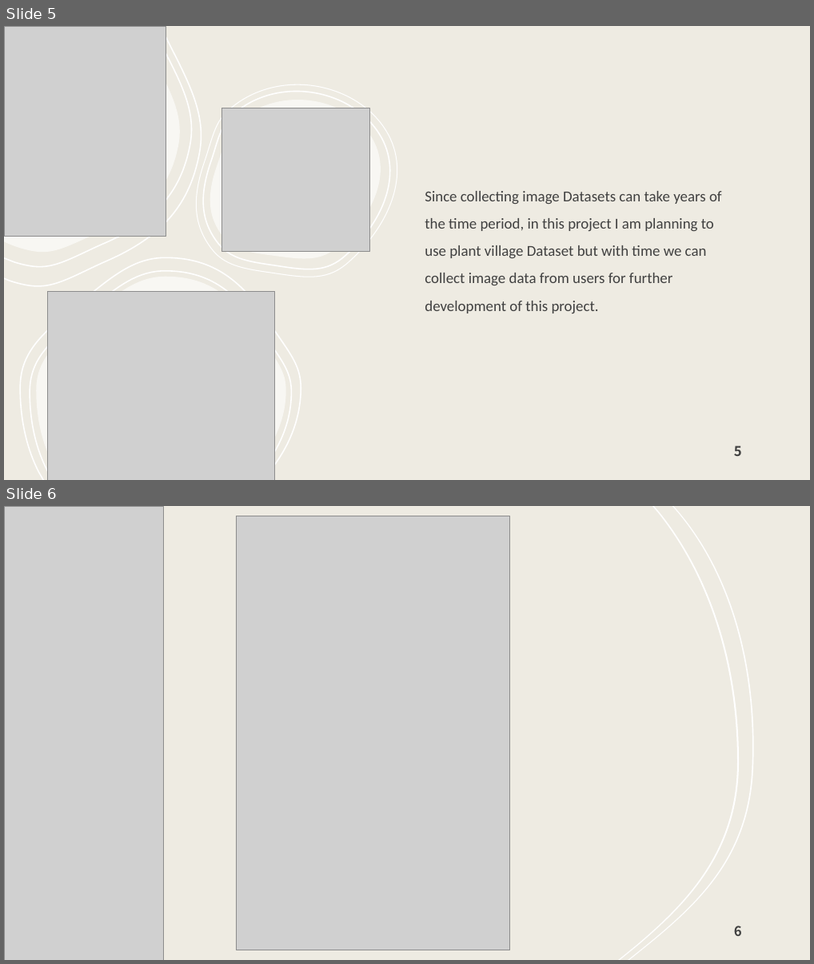
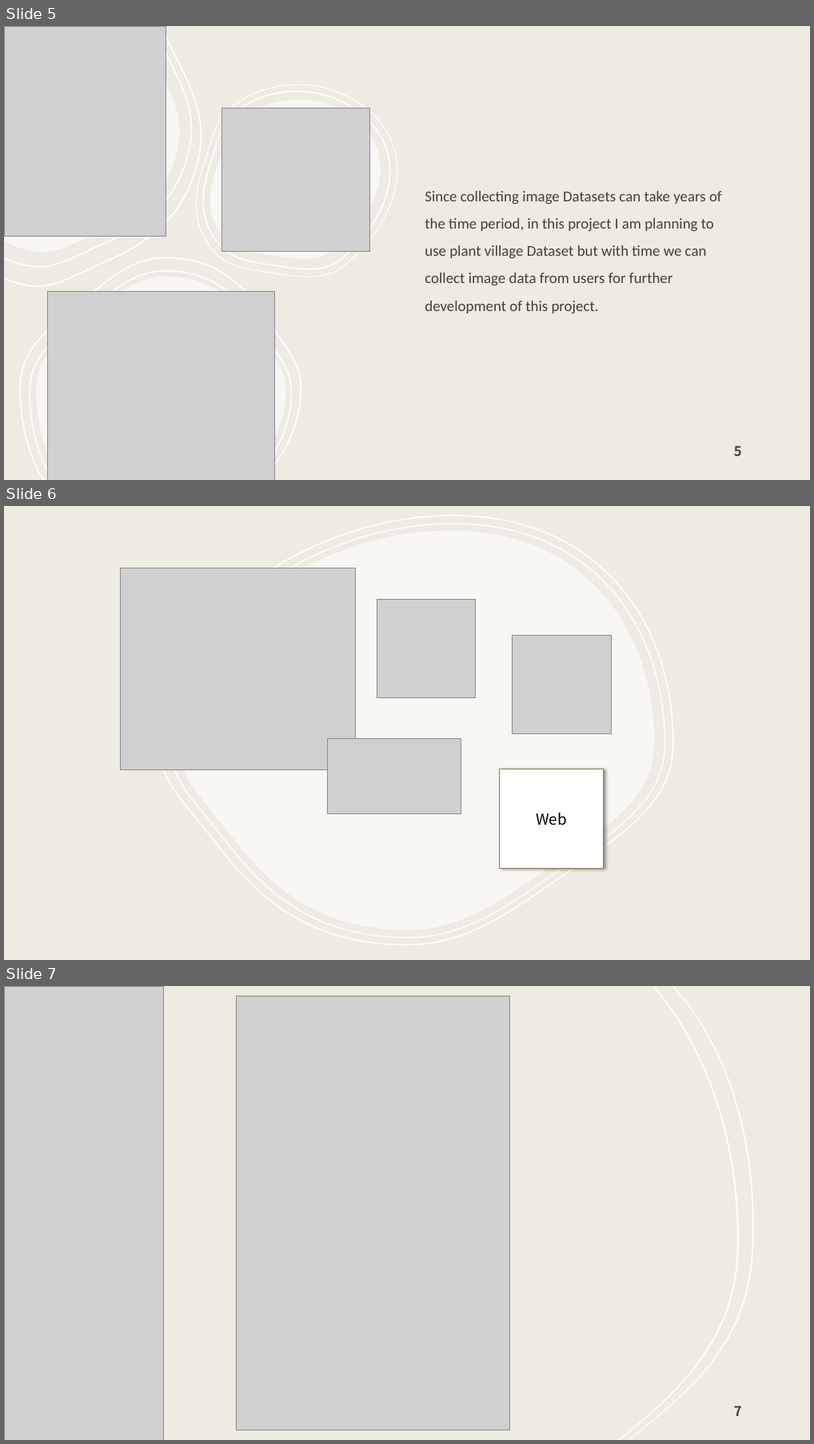
Before and after one commit to LalinduWenasara/Project-plante, a slide deck: Presentations/Proposal_Presentation.pptx. Shown one above the other, each under a label of ours: slides 5 and 6 before the commit, slides 5, 6 and 7 after it. The pictures are 814x964 and 814x1444 pixels, drawn with LibreOffice and Linux fonts; fonts in the diff are those of the drawing; grey boxes stand for pictures. Boxes give left, top, right and bottom in pixels: in the first picture for what was removed or moved away, otherwise in the second. Text is boxed around its words. In the diff, an @@ line names an element or a change of style, - is before the commit and + after.

```diff
--- a/Presentations/Proposal_Presentation.pptx
+++ b/Presentations/Proposal_Presentation.pptx
@@ slide 6 added at (x1=4, y1=506, x2=810, y2=960), background #EEEBE2; not listed: 4 template elements that a slide beside it also shows @@
@@ rectangle added at (x1=4, y1=506, x2=810, y2=960), fill #EEEBE2 @@
@@ freeform shape added at (x1=159, y1=516, x2=674, y2=944), outline #FFFFFF 1.5 pt @@
@@ freeform shape added at (x1=170, y1=524, x2=666, y2=937), outline #FFFFFF 1.25 pt @@
@@ freeform shape added at (x1=178, y1=530, x2=655, y2=929), fill #FFFFFF at 60% opacity @@
@@ picture added at (x1=120, y1=568, x2=355, y2=770) @@
@@ picture added at (x1=378, y1=599, x2=475, y2=697) @@
@@ picture added at (x1=513, y1=635, x2=611, y2=733) @@
@@ picture added at (x1=328, y1=738, x2=462, y2=813) @@
@@ rectangle added at (x1=500, y1=769, x2=603, y2=868), fill #FFFFFF, outline #947F53 1 pt, 18 pt, text #000000 @@
+Web
@@ what was slide 6 is now slide 7 @@
@@ page number at (x1=734, y1=1405, x2=742, y2=1416): text changed @@
-6
+7
```
Also in this commit, not shown: 1 slide changed, 1 slide removed, 1 other file.
